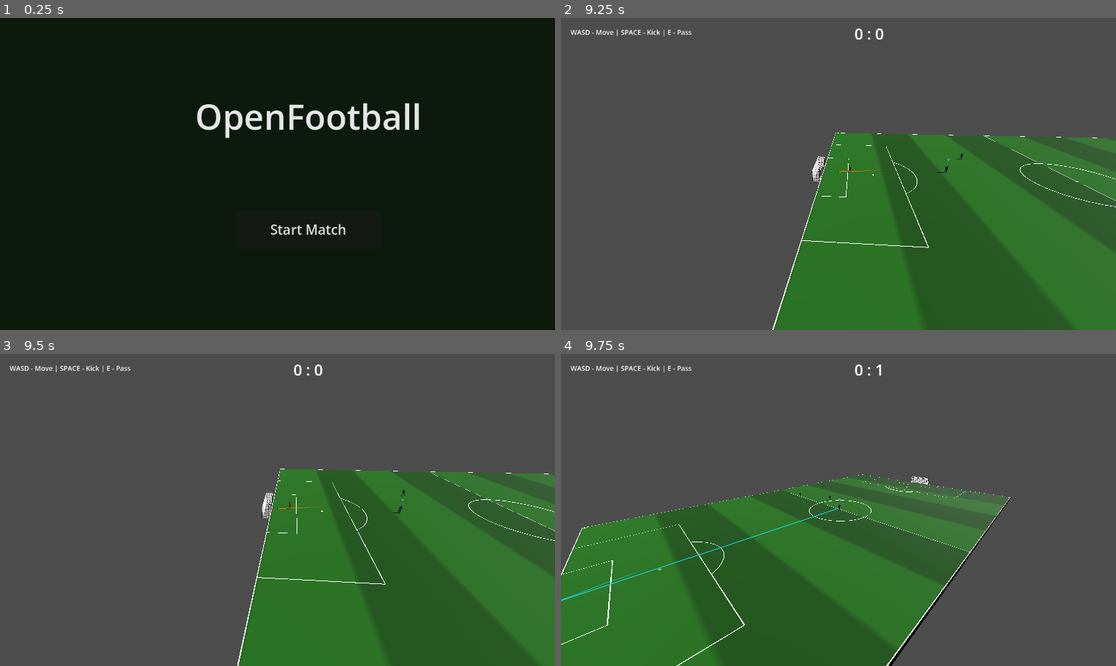
Above: before the commit, frames 1-4 (two rows, left to right).
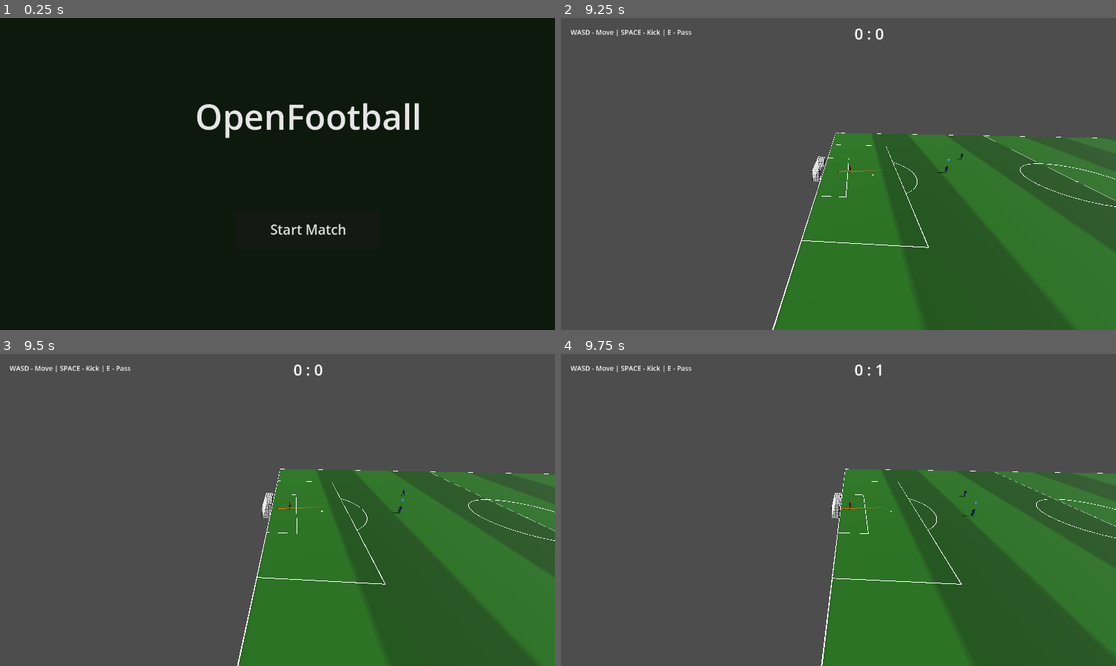
Above: after the commit, the same moments.

Repository: Churikov0112/open_football
Game: Godot game, scene res://scenes/main_menu.tscn
Same seed, same stepped clock (60 frames per second), same inputs: the game is played once before the commit and once after it.
Inputs (mouse positions are in pixels of both pictures, inside the frame that each line leads up to):
- Up to frame 1 (0.25 s): no input
- Up to frame 2 (9.25 s): click "Start Match" at 0.5 s; move the mouse to (810, 236) at 1.27 s; hold Up (move_forward) 1.28-2 s; hold E (combo_curl) 1.28-2 s; click (810, 236) at 1.42 s; drag from (1005, 220) to (810, 236) at 2.02 s; move the mouse to (672, 127) at 2.77 s; hold Left (move_left) 2.78-3.5 s; hold D (kick) 2.78-3.5 s; drag from (866, 174) to (672, 127) at 3.52 s; move the mouse to (755, 96) at 4.27 s; hold Down (move_back) 4.28-5 s; tap X (pass_short) at 4.35 s; drag from (960, 158) to (755, 96) at 5.02 s; move the mouse to (727, 189) at 5.77 s; hold Up (move_forward) 5.78-6.5 s; hold Shift (sprint) 5.78-6.5 s; click (727, 189) at 5.92 s; drag from (894, 105) to (727, 189) at 6.52 s; move the mouse to (810, 236) at 7.27 s; hold Right (move_right) 7.28-8 s; hold Q (combo_modifier) 7.28-8 s; drag from (1005, 220) to (810, 236) at 8.02 s; move the mouse to (672, 127) at 8.77 s; hold Down (move_back) from 8.78 s (still down); tap A (pass_lob) at 8.85 s
- Up to frame 3 (9.5 s): keep holding Down (move_back)
- Up to frame 4 (9.75 s): release Down (move_back) at 9.5 s; drag from (866, 510) to (672, 463) at 9.52 s

Frames 1-3 are identical in both runs. In frame 4, 49% of the frame differs, in the area x 0-100%, y 36-100%.

Commit message:
feat(goal): 5s goal celebration with net wobble, then reset

Diff:
--- a/scripts/match/match_manager.gd
+++ b/scripts/match/match_manager.gd
@@ -19,6 +19,7 @@
 var _controlled_marker: Polygon2D
 var _match_camera: Camera3D
 var _goal_nets: Dictionary = {}
+var _celebrating: bool = false
 
 enum TackleState { NORMAL, SLIDING, RECOVERING }
 enum FallState { NONE, KNOCKDOWN, ROLL_1, ROLL_2, GETUP }
@@ -443,13 +444,17 @@
 		area.global_position = g.pos + Vector3(0, 1.22, -0.25 if g.side == "Home" else 0.25)
 
 		area.body_entered.connect(func(body: Node):
-			if body == ball:
+			if body == ball and not _celebrating:
+				_celebrating = true
 				if g.side == "Home":
 					away_score += 1
 				else:
 					home_score += 1
 				score_label.text = "%d : %d" % [home_score, away_score]
-				_reset_ball()
+				var net = _goal_nets.get(g.side)
+				if net:
+					net.start_sim()
+				_celebrate_then_reset(net)
 		)
 
 
@@ -1963,6 +1968,17 @@
 	_sync_ai_controllers()
 
 
+## Пауза празднования: мяч гаснет в сетке (колыхание идёт), через
+## NET_CELEBRATION_TIME сброс мяча и остановка симуляции. Не await-им игроков —
+## по решению ничего не замораживаем. Не await-ит вызывающий (fire-and-forget).
+func _celebrate_then_reset(net) -> void:
+	await get_tree().create_timer(FootballConstants.NET_CELEBRATION_TIME).timeout
+	_reset_ball()
+	if net and is_instance_valid(net):
+		net.stop_sim()
+	_celebrating = false
+
+
 func _poll_ai_tackles() -> void:
 	for node in get_tree().get_nodes_in_group("team_2"):
 		var ai := node as CharacterBody3D
